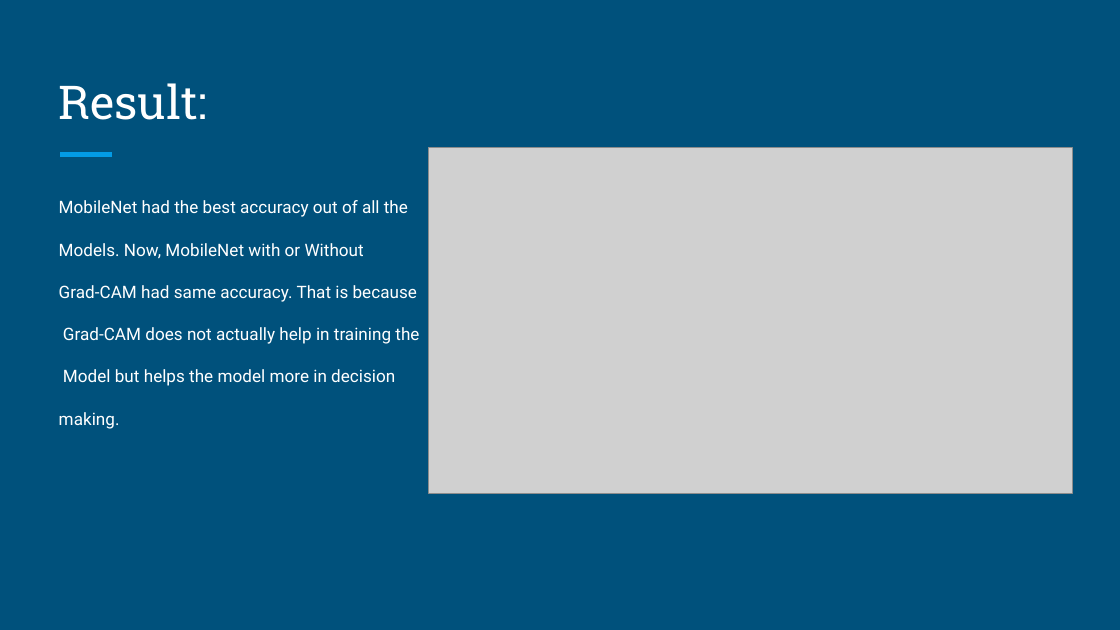
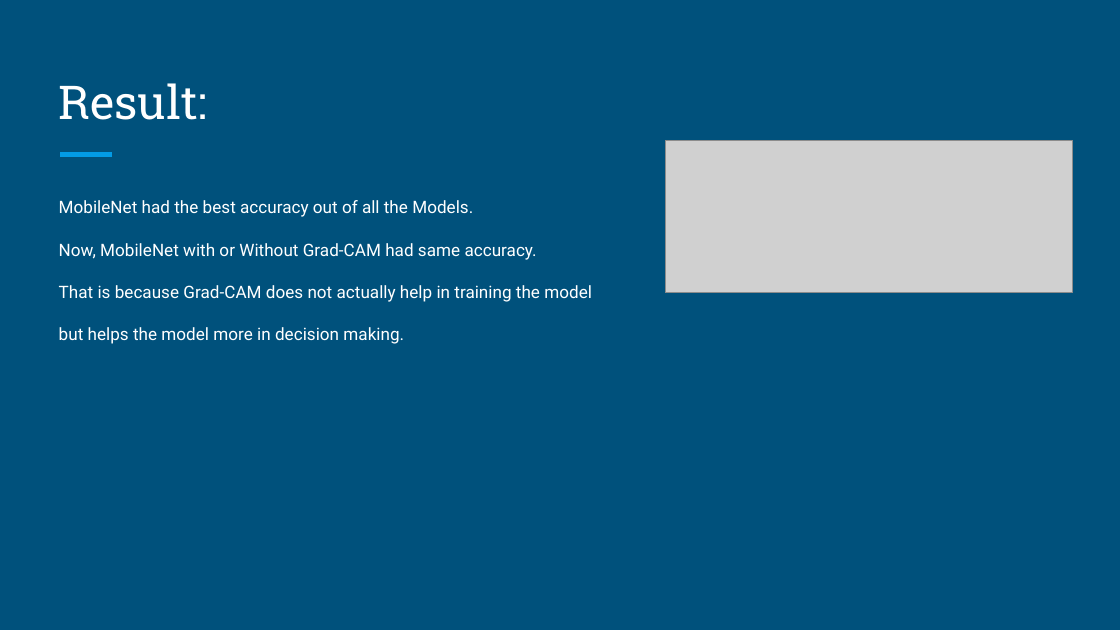
Before and after one commit to mdFuadIslam/cse438, a slide deck: slide 6 of Submission5/Slide.pptx. Drawn at 1120x630 pixels with LibreOffice and Linux fonts; fonts in the diff are those of the drawing; grey boxes stand for pictures. Boxes give left, top, right and bottom in pixels: in the first picture for what was removed or moved away, otherwise in the second. Text is boxed around its words. In the diff, an @@ line names an element or a change of style, - is before the commit and + after.

```diff
--- a/Submission5/Slide.pptx
+++ b/Submission5/Slide.pptx
@@ picture: place and size @@
-picture at box(429, 148, 1073, 493)
+picture at box(665, 140, 1073, 292)
@@ text at box(59, 200, 592, 344): text changed @@
-MobileNet had the best accuracy out of all the
-Models. Now, MobileNet with or Without
-Grad-CAM had same accuracy. That is because
-Grad-CAM does not actually help in training the
-Model but helps the model more in decision
-making.
+MobileNet had the best accuracy out of all the Models.
+Now, MobileNet with or Without Grad-CAM had same accuracy.
+That is because Grad-CAM does not actually help in training the model
+but helps the model more in decision making.
```
Also in this commit, not shown: 1 other slide changed, 2 other files.
